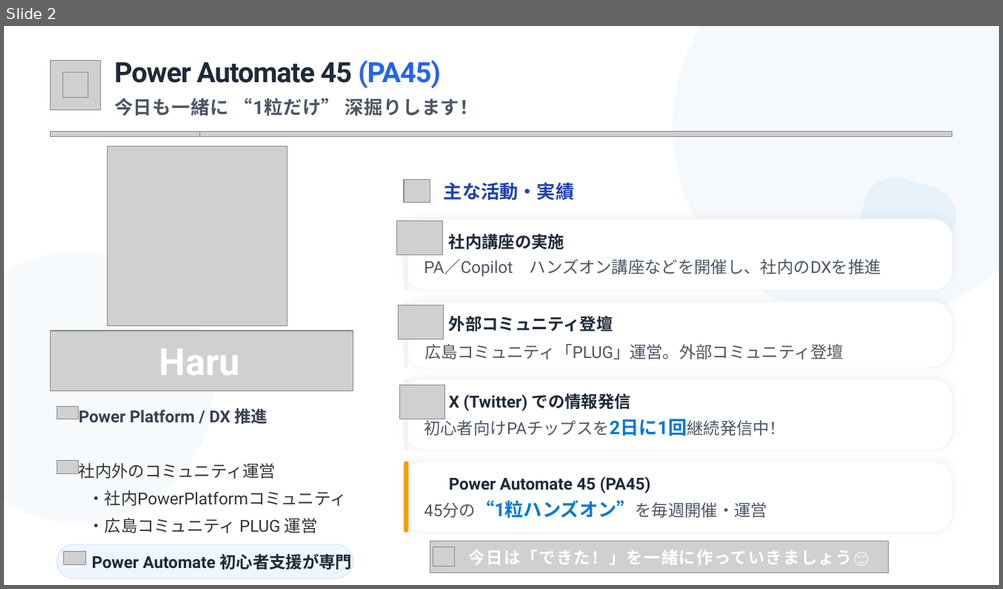
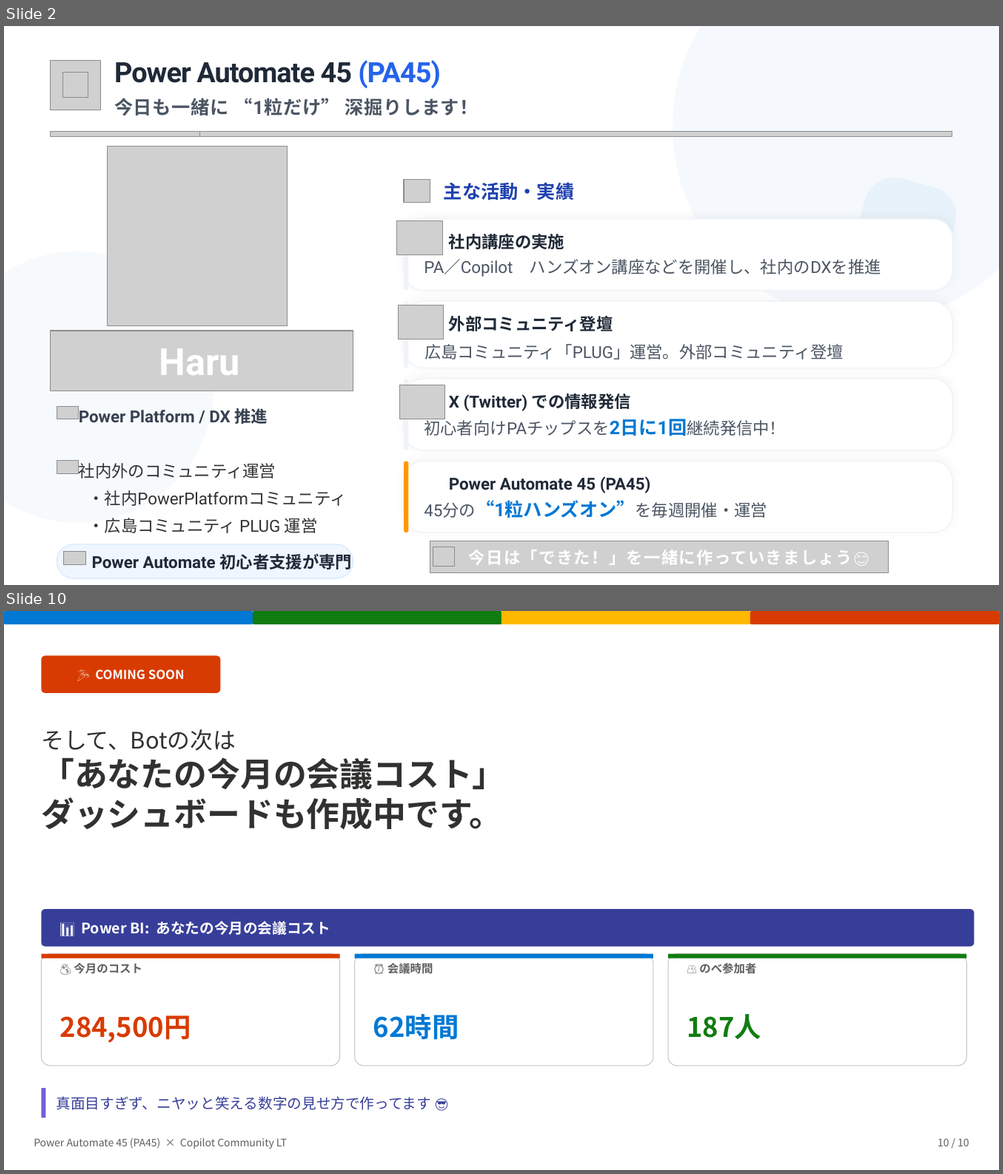
Before and after one commit to Haru-PowerPlatform/pa45, a slide deck: assets/pa45/LT001_Copilot_MeetingCostBot_20260428.pptx. Shown one above the other, each under a label of ours: slide 2 before the commit, slides 2 and 10 after it; the slides between them are not shown. The pictures are 1003x589 and 1003x1174 pixels, drawn with LibreOffice and Linux fonts; fonts in the diff are those of the drawing; grey boxes stand for pictures; background and template pictures are left out. Boxes give left, top, right and bottom in pixels: in the first picture for what was removed or moved away, otherwise in the second. Text is boxed around its words. In the diff, an @@ line names an element or a change of style, - is before the commit and + after.

```diff
--- a/assets/pa45/LT001_Copilot_MeetingCostBot_20260428.pptx
+++ b/assets/pa45/LT001_Copilot_MeetingCostBot_20260428.pptx
@@ slide 10 added at (4,611,999,1170), background #FFFFFF @@
@@ rounded rectangle added at (4,611,253,624), fill #0078D4 @@
@@ rounded rectangle added at (253,611,501,624), fill #107C10 @@
@@ rounded rectangle added at (502,611,750,624), fill #FFB900 @@
@@ rounded rectangle added at (750,611,999,624), fill #D83B01 @@
@@ rounded rectangle added at (41,655,220,693), fill #D83B01 @@
@@ text added at (95,669,185,680), 12 pt, text #FFFFFF, bold @@
+🎉 COMING SOON
@@ text added at (41,729,505,830), 32 pt, text #323130, bold @@
+そして、Botの次は
+「あなたの今月の会議コスト」
+ダッシュボードも作成中です。
@@ rounded rectangle added at (41,909,974,947), fill #373E99 @@
@@ text added at (81,921,331,935), 14 pt, text #FFFFFF, bold @@
+📊 Power BI: あなたの今月の会議コスト
@@ rounded rectangle added at (41,954,340,1066), fill #FFFFFF, outline #C8C6C4 0.75 pt @@
@@ rounded rectangle added at (41,954,340,959), fill #D83B01 @@
@@ text added at (74,963,142,974), 11 pt, text #605E5C, bold @@
+💰 今月のコスト
@@ rounded rectangle added at (355,954,653,1066), fill #FFFFFF, outline #C8C6C4 0.75 pt @@
@@ rounded rectangle added at (355,954,653,959), fill #0078D4 @@
@@ text added at (387,963,433,974), 11 pt, text #605E5C, bold @@
+⏰ 会議時間
@@ rounded rectangle added at (668,954,967,1066), fill #FFFFFF, outline #C8C6C4 0.75 pt @@
@@ rounded rectangle added at (668,954,967,959), fill #107C10 @@
@@ text added at (699,963,756,974), 11 pt, text #605E5C, bold @@
+👥 のべ参加者
@@ text added at (60,1016,191,1043), 26 pt, text #D83B01, bold @@
+284,500円
@@ text added at (373,1014,459,1040), 26 pt, text #0078D4, bold @@
+62時間
@@ text added at (686,1014,761,1039), 26 pt, text #107C10, bold @@
+187人
@@ rounded rectangle added at (41,1088,45,1119), fill #7460DB @@
@@ text added at (57,1096,432,1111), 14 pt, text #373E99 @@
+真面目すぎず、ニヤッと笑える数字の見せ方で作ってます 😎
@@ text added at (34,1138,287,1149), 10 pt, text #605E5C @@
+Power Automate 45 (PA45) × Copilot Community LT
@@ text added at (937,1139,969,1147), 10 pt, text #605E5C @@
+10 / 10
```
Also in this commit, not shown: 6 slides changed, 1 other slide added.
